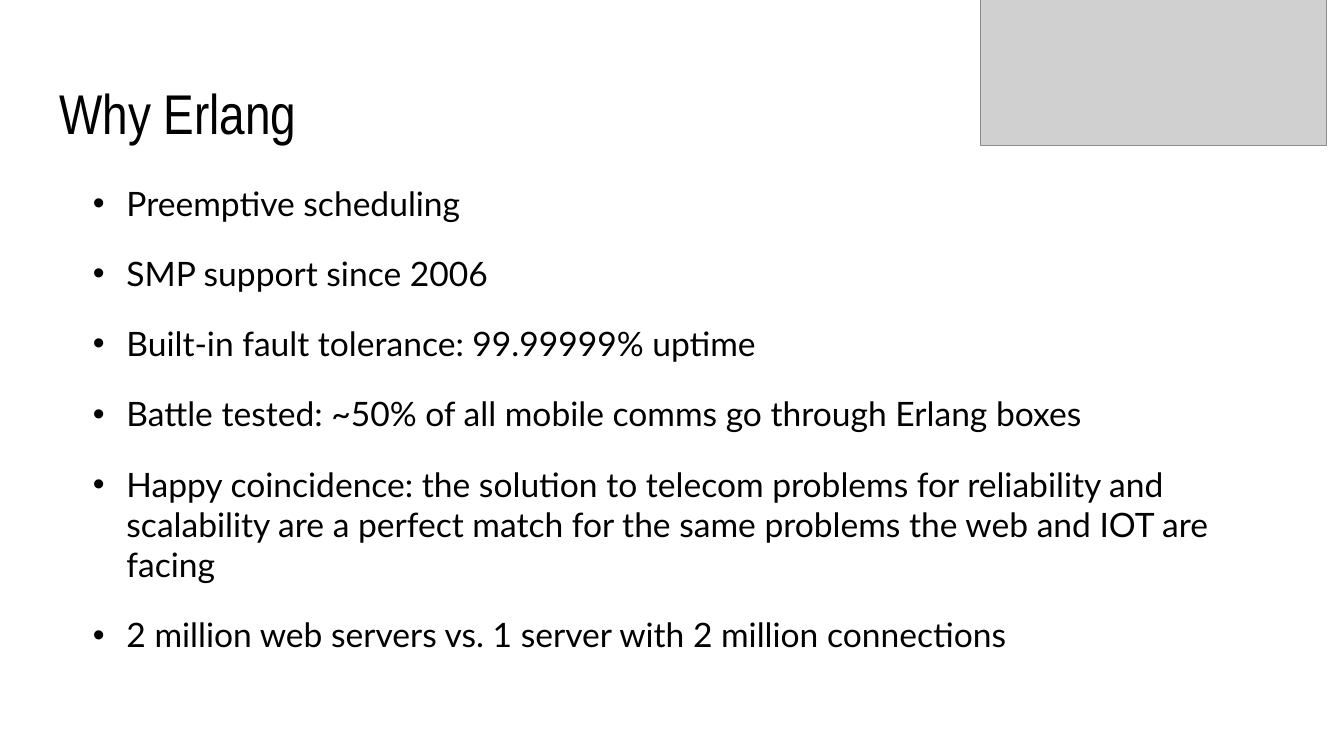
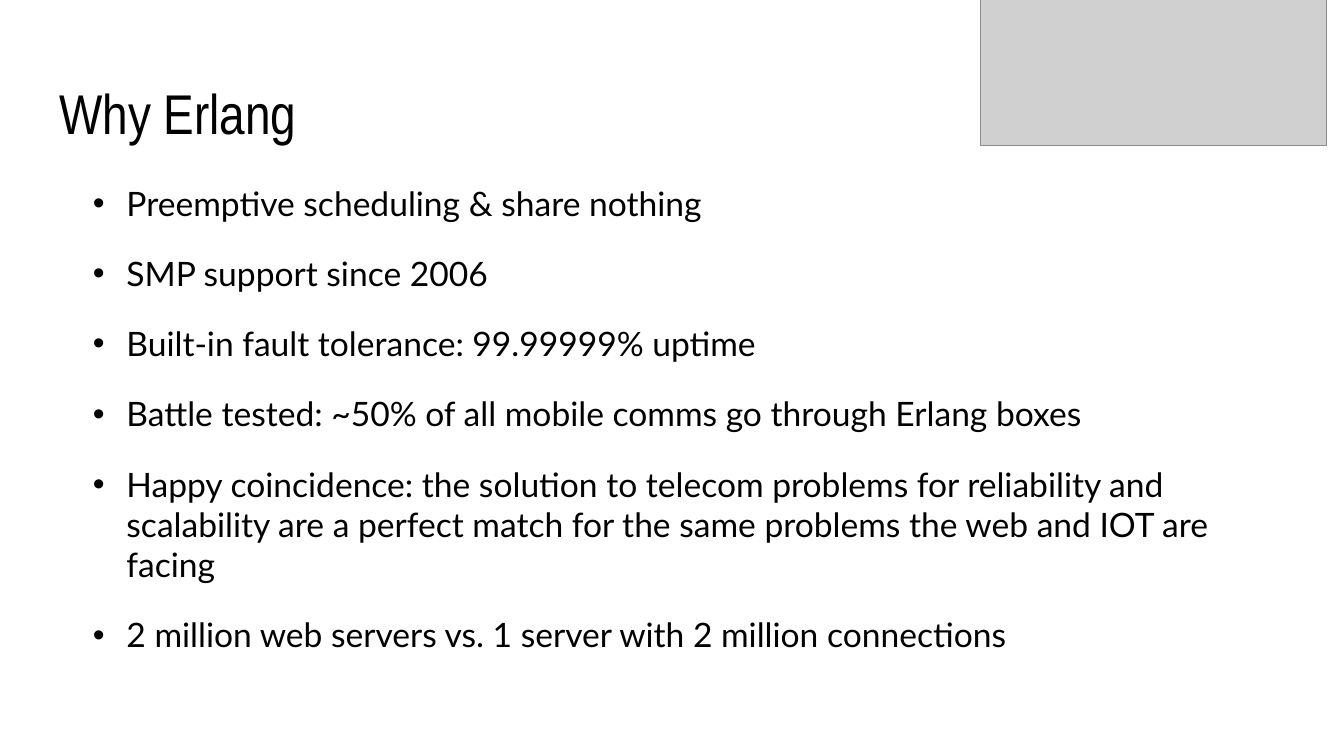
Before and after one commit to amagdas/blogging, a slide deck: slide 7 of dive-into-elixir_21_03_2018/DiveIntoElixir.odp. Drawn at 1344x756 pixels with LibreOffice and Linux fonts; fonts in the diff are those of the drawing; grey boxes stand for pictures; background and template pictures are left out. Boxes give left, top, right and bottom in pixels: in the first picture for what was removed or moved away, otherwise in the second. Text is boxed around its words. In the diff, an @@ line names an element or a change of style, - is before the commit and + after.

```diff
--- a/dive-into-elixir_21_03_2018/DiveIntoElixir.odp
+++ b/dive-into-elixir_21_03_2018/DiveIntoElixir.odp
@@ text at [126, 191, 701, 222]: text changed @@
-• Preemptive scheduling
+• Preemptive scheduling & share nothing
```
Also in this commit, not shown: 1 other slide changed, 1 other file.
